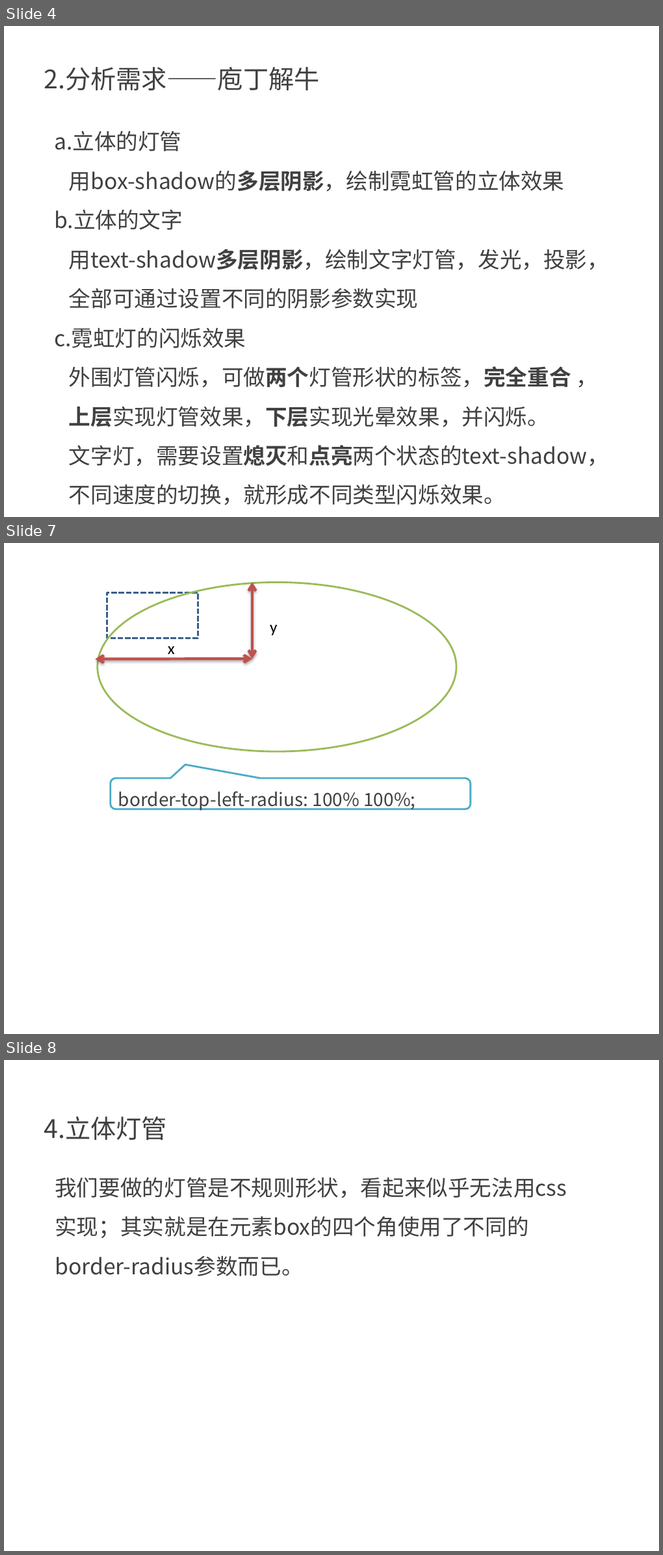
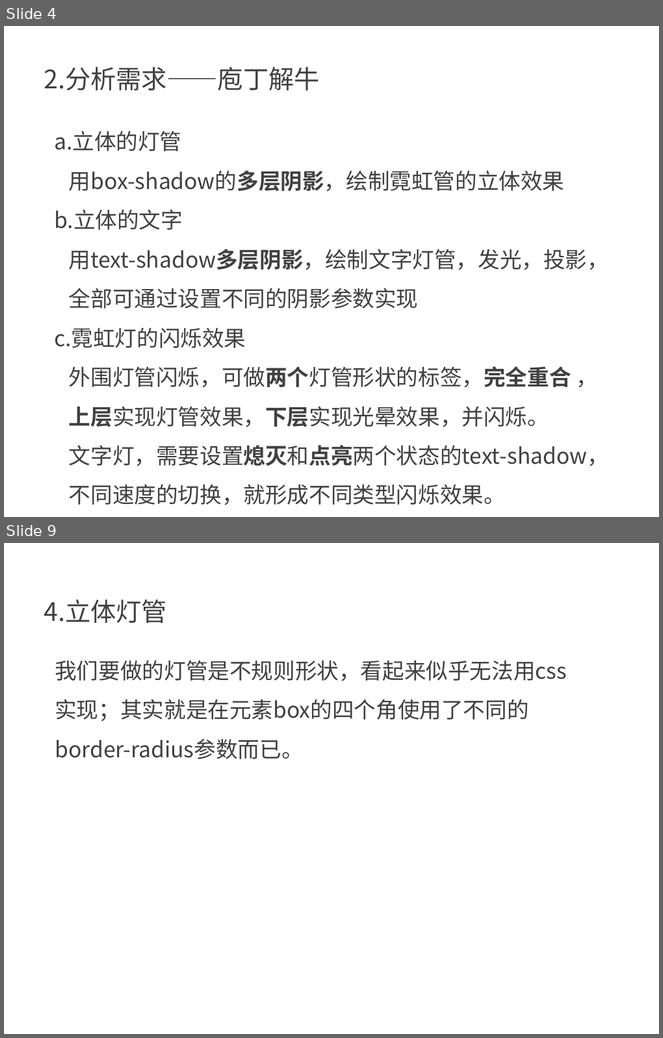
Before and after one commit to kong66/webAni, a slide deck: 7-neon2/neon2.pptx. Shown one above the other, each under a label of ours: slides 4, 7 and 8 before the commit, slides 4 and 9 after it; the slides between them are not shown. The pictures are 663x1555 and 663x1038 pixels, drawn with LibreOffice and Linux fonts; fonts in the diff are those of the drawing. Boxes give left, top, right and bottom in pixels: in the first picture for what was removed or moved away, otherwise in the second. Text is boxed around its words. In the diff, an @@ line names an element or a change of style, - is before the commit and + after.

```diff
--- a/7-neon2/neon2.pptx
+++ b/7-neon2/neon2.pptx
@@ slide 7 removed at bbox=[4, 543, 659, 1034], background #FFFFFF @@
@@ ellipse removed at bbox=[98, 582, 457, 752] @@
@@ rectangle removed at bbox=[107, 593, 198, 638] @@
@@ double arrow removed from (252, 582) to (252, 659) @@
@@ text removed at bbox=[270, 625, 277, 635] @@
-y
@@ double arrow removed from (252, 659) to (95, 659) @@
@@ text removed at bbox=[168, 646, 175, 659] @@
-x
@@ rounded speech box removed at bbox=[110, 778, 471, 809] @@
-border-top-left-radius: 100% 100%;
@@ what was slide 8 is now slide 9 @@
```
Also in this commit, not shown: 2 slides changed, 2 slides added.
